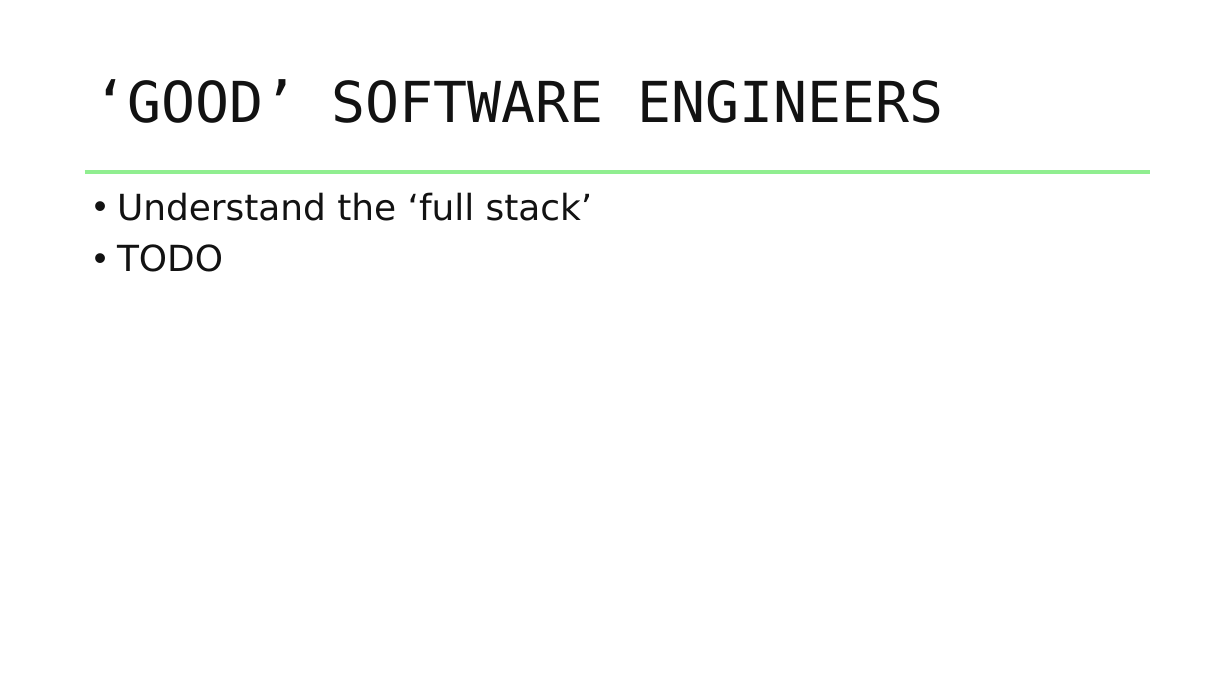
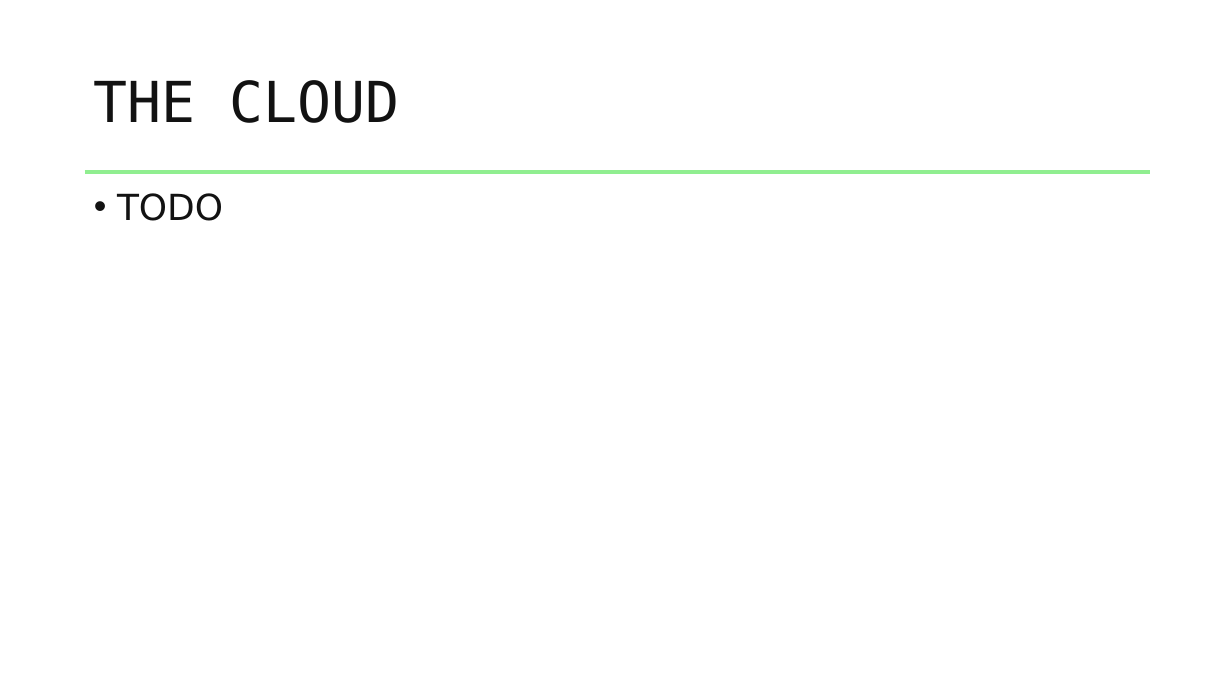
Before and after one commit to benchiverton/Blog, a slide deck: slide 11 of src/BenChiverton.Blog/Resources/Downloads/evolution_of_IT/evolution_of_IT.pptx (slide 15 before the commit). Drawn at 1232x693 pixels with LibreOffice and Linux fonts; fonts in the diff are those of the drawing. Boxes give left, top, right and bottom in pixels: in the first picture for what was removed or moved away, otherwise in the second. Text is boxed around its words. In the diff, an @@ line names an element or a change of style, - is before the commit and + after.

```diff
--- a/src/BenChiverton.Blog/Resources/Downloads/evolution_of_IT/evolution_of_IT.pptx
+++ b/src/BenChiverton.Blog/Resources/Downloads/evolution_of_IT/evolution_of_IT.pptx
@@ title at [94, 80, 400, 123]: text changed @@
-‘GOOD’ SOFTWARE ENGINEERS
+THE CLOUD
@@ text at [117, 192, 593, 221]: paragraph removed @@
-• Understand the ‘full stack’
```
Also in this commit, not shown: 7 other slides changed, 15 slides added, 3 slides removed.
